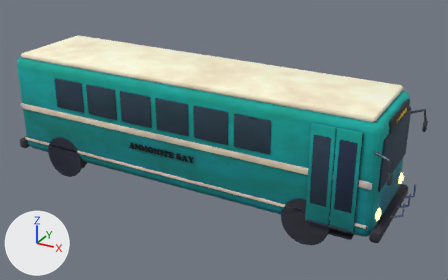
One commit to the glTF model game/assets/models/bus_city.glb: the scene before it, then after it.
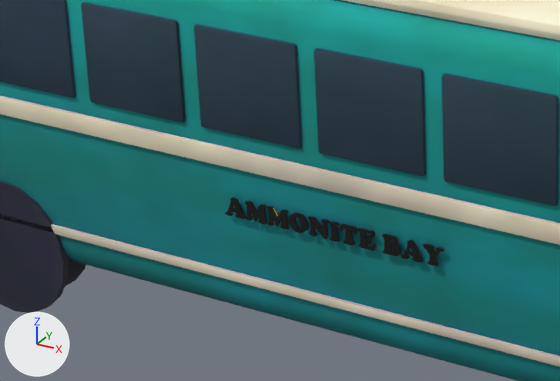
The first picture shows the older version from a 50 mm camera at (7.68, -12.59, 7.73) aimed at (0.66, 0.17, 1.34). The close-ups show the older and then the newer version on the part from 14% to 51% of the width and 30% to 70% of the height of that picture. Only the edits that show in the close-ups are written down. The lights are fixed; the arrows at lower left show +X, +Y and +Z. Objects named as collision shapes, trigger or cutter boxes, shadow casters or lower levels of detail are left out. Where no turn or scale is listed for an object, it has been applied to the vertices. Vertices at exactly the same position are counted once.

Script lines for the objects in view, before the commit:
```python
me_body_004 = bpy.data.meshes.new('Body.004')
me_body_004.from_pydata(...)  # 9759 vertices, 19286 faces; spans x -5.18..5.47, y -1.62..1.62, z -0.07..3.21
# faces by material slot: [18734, 336, 216]
me_body_004.materials.append(mat_mat_buscity)  # picture img_t_bus_city_bc
me_body_004.materials.append(mat_glowwarm)  # orange #ffd27a, glowing orange #ffd27a
me_body_004.materials.append(mat_glowred)  # red #ff4a3a, glowing red #ff4a3a
ob_body = bpy.data.objects.new('Body', me_body_004)
ob_body.location = (0.0, 0.0, 0.0)
```
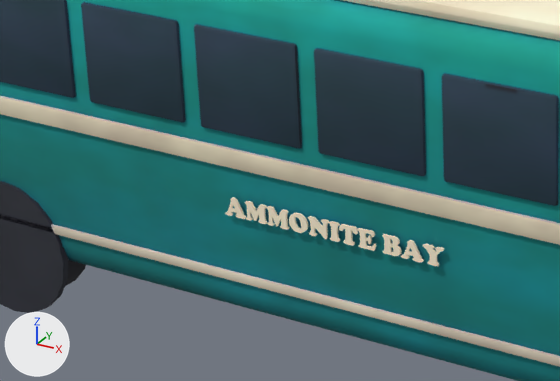
What differs and where, as boxes (x1, y1, x2, y2) in the close-ups (560 x 381 px):
part 1 of me_body_004, surface changed: (50, 83, 560, 307) in both
part 2 of me_body_004, recoloured (black to beige): (225, 197, 445, 266) in both

The edits, one by one:
Material 'SignCream' (mat_signcream) is new.
Its base color is (1.0, 0.896, 0.672) (beige #fff3d6).
Its roughness is 0.85.
me_body_004 has 9759 vertices, 19286 faces and spans x -5.18..5.47, y -1.62..1.62, z -0.07..3.21.
me_body_004 is used by ob_body; location (0.0, 0.0, 0.0).
me_body_004 part 1: 11036 kept faces spanning x -5.18..5.47, y -1.61..1.62, z -0.07..2.96 get new texture (UV) coordinates.
me_body_004 part 2: 11544 faces spanning x -1.25..0.65, y -1.3..1.3, z 1.29..1.45 switch from mat_mat_buscity (picture img_t_bus_city_bc) to mat_signcream (beige #fff3d6).
